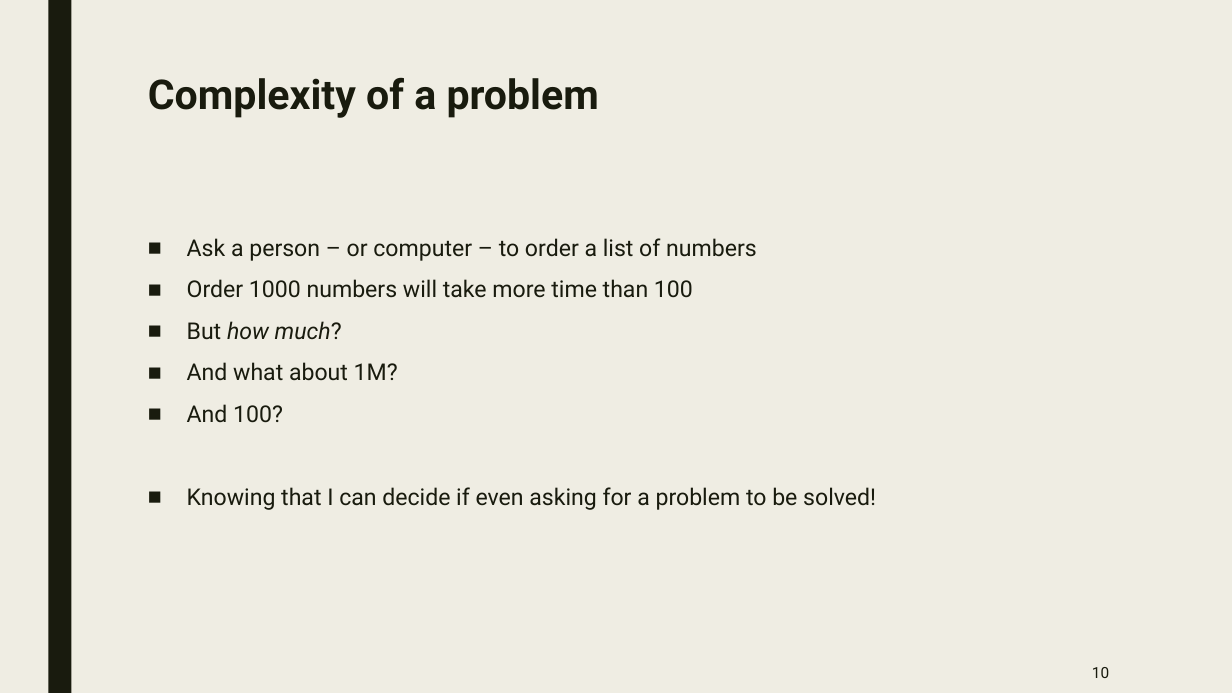
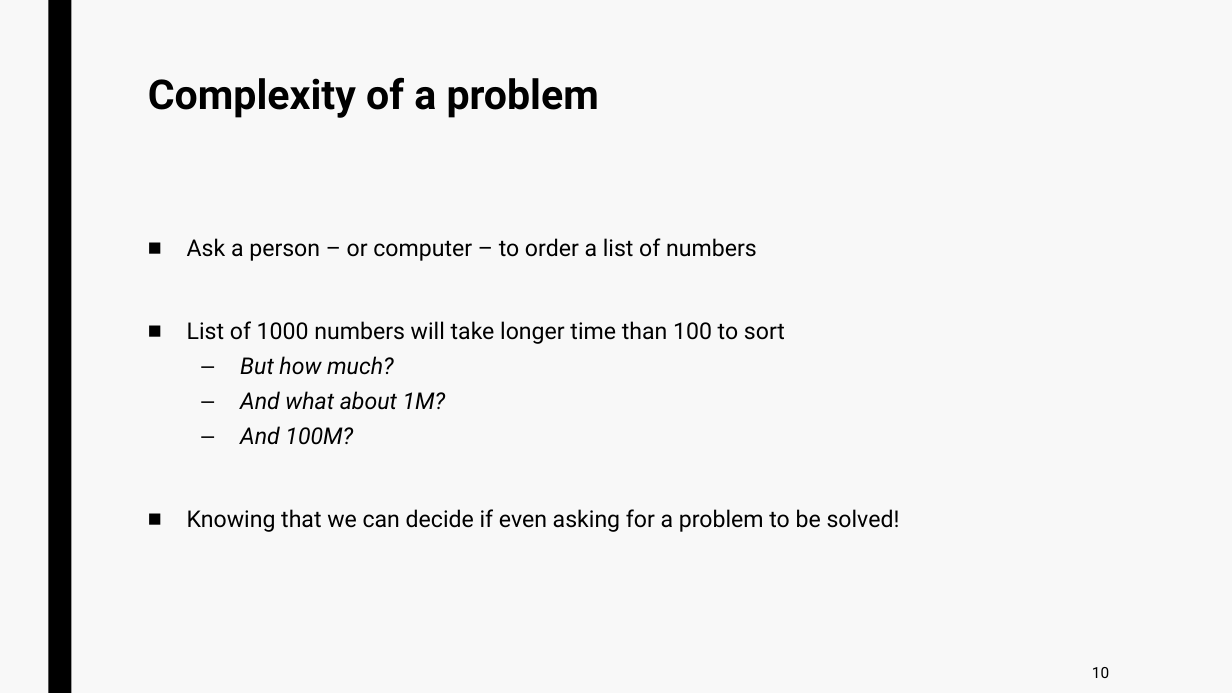
Before and after one commit to jurtasun/presentations, a slide deck: slide 9 of 202306_LMS_Complexity/202306_LMS_Complexity.ppt. Drawn at 1232x693 pixels with LibreOffice and Linux fonts; fonts in the diff are those of the drawing. Boxes give left, top, right and bottom in pixels: in the first picture for what was removed or moved away, otherwise in the second. Text is boxed around its words. In the diff, an @@ line names an element or a change of style, - is before the commit and + after.

```diff
--- a/202306_LMS_Complexity/202306_LMS_Complexity.ppt
+++ b/202306_LMS_Complexity/202306_LMS_Complexity.ppt
@@ background #EFEDE3 to #F8F8F8 @@
@@ rectangle at (48, 0, 71, 693): fill #191B0E to #000000 @@
@@ title "Complexity of a problem" at (148, 77, 599, 118): text colour #191B0E to #000000 @@
@@ text at (187, 238, 757, 410): text colour #191B0E to #000000 in "Ask a person – or computer – ...", "But how much?", "And what about 1M?"; italic on in "But much?", "And what about 1M?"; bullet ■ to –; list level 1 to 2 in "But how much?"; list level 1 to 2 in "And what about 1M?" @@
@@ text at (187, 321, 785, 344): text changed; text colour #191B0E to #000000 @@
-■ Order 1000 numbers will take more time than 100
+■ List of 1000 numbers will take longer time than 100 to sort
@@ text at (187, 426, 900, 532): text changed; text colour #191B0E to #000000 @@
-■ And 100?
-■ Knowing that I can decide if even asking for a problem to be solved!
+  – And 100M?
+■ Knowing that we can decide if even asking for a problem to be solved!
@@ page number at (1092, 667, 1109, 678): text colour #191B0E to #000000 @@
```
Also in this commit, not shown: 40 other slides changed.
